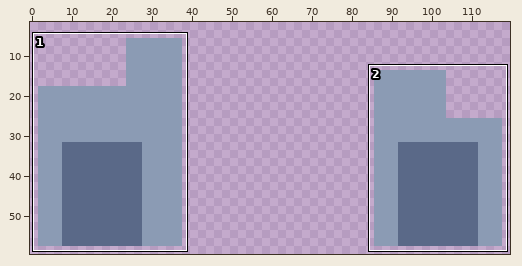
Two states of a pixel-art file, art/map/map-region-blue-cityscape.aseprite. Above: a wide view before the commit, with the close-up outlined.
Close-up. Before the edit:
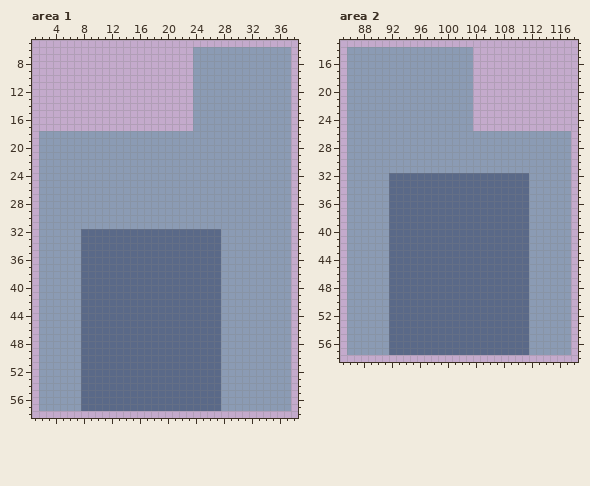
120x60 pixels, 1 frame. Shown: area 1: x 1..38, y 5..58; area 2: x 85..118, y 13..58. The wide view leaves out empty margins.
The result:
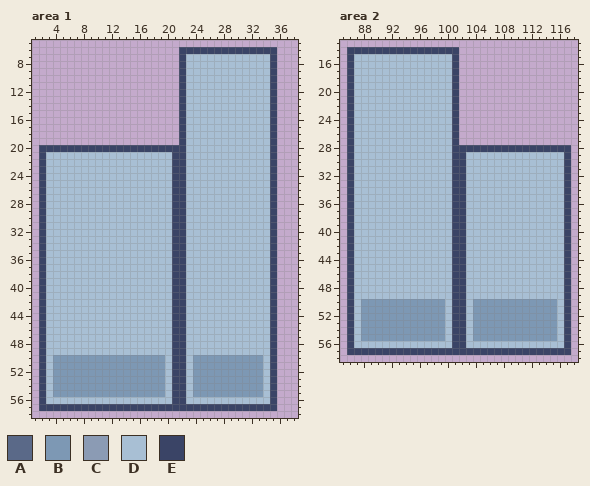
Palette (. is transparent): A #5a6988  B #7d98b4  C #8b9bb4  D #a8bfd4  E #3a4466
Edits made:
Changed rows in their new state; - is an unchanged pixel.
Area 1:
first column x 2:
 6 --------------------EEEEEEEEEEEEEE..
 7 --------------------EDDDDDDDDDDDDE..
 8 --------------------EDDDDDDDDDDDDE..
 9 --------------------EDDDDDDDDDDDDE..
10 --------------------EDDDDDDDDDDDDE..
11 --------------------EDDDDDDDDDDDDE..
12 --------------------EDDDDDDDDDDDDE..
13 --------------------EDDDDDDDDDDDDE..
14 --------------------EDDDDDDDDDDDDE..
15 --------------------EDDDDDDDDDDDDE..
16 --------------------EDDDDDDDDDDDDE..
17 --------------------EDDDDDDDDDDDDE..
18 ....................EDDDDDDDDDDDDE..
19 ....................EDDDDDDDDDDDDE..
20 EEEEEEEEEEEEEEEEEEEEEDDDDDDDDDDDDE..
21 EDDDDDDDDDDDDDDDDDDEEDDDDDDDDDDDDE..
22 EDDDDDDDDDDDDDDDDDDEEDDDDDDDDDDDDE..
23 EDDDDDDDDDDDDDDDDDDEEDDDDDDDDDDDDE..
24 EDDDDDDDDDDDDDDDDDDEEDDDDDDDDDDDDE..
25 EDDDDDDDDDDDDDDDDDDEEDDDDDDDDDDDDE..
26 EDDDDDDDDDDDDDDDDDDEEDDDDDDDDDDDDE..
27 EDDDDDDDDDDDDDDDDDDEEDDDDDDDDDDDDE..
28 EDDDDDDDDDDDDDDDDDDEEDDDDDDDDDDDDE..
29 EDDDDDDDDDDDDDDDDDDEEDDDDDDDDDDDDE..
30 EDDDDDDDDDDDDDDDDDDEEDDDDDDDDDDDDE..
31 EDDDDDDDDDDDDDDDDDDEEDDDDDDDDDDDDE..
32 EDDDDDDDDDDDDDDDDDDEEDDDDDDDDDDDDE..
33 EDDDDDDDDDDDDDDDDDDEEDDDDDDDDDDDDE..
34 EDDDDDDDDDDDDDDDDDDEEDDDDDDDDDDDDE..
35 EDDDDDDDDDDDDDDDDDDEEDDDDDDDDDDDDE..
36 EDDDDDDDDDDDDDDDDDDEEDDDDDDDDDDDDE..
37 EDDDDDDDDDDDDDDDDDDEEDDDDDDDDDDDDE..
38 EDDDDDDDDDDDDDDDDDDEEDDDDDDDDDDDDE..
39 EDDDDDDDDDDDDDDDDDDEEDDDDDDDDDDDDE..
40 EDDDDDDDDDDDDDDDDDDEEDDDDDDDDDDDDE..
41 EDDDDDDDDDDDDDDDDDDEEDDDDDDDDDDDDE..
42 EDDDDDDDDDDDDDDDDDDEEDDDDDDDDDDDDE..
43 EDDDDDDDDDDDDDDDDDDEEDDDDDDDDDDDDE..
44 EDDDDDDDDDDDDDDDDDDEEDDDDDDDDDDDDE..
45 EDDDDDDDDDDDDDDDDDDEEDDDDDDDDDDDDE..
46 EDDDDDDDDDDDDDDDDDDEEDDDDDDDDDDDDE..
47 EDDDDDDDDDDDDDDDDDDEEDDDDDDDDDDDDE..
48 EDDDDDDDDDDDDDDDDDDEEDDDDDDDDDDDDE..
49 EDDDDDDDDDDDDDDDDDDEEDDDDDDDDDDDDE..
50 EDBBBBBBBBBBBBBBBBDEEDBBBBBBBBBBDE..
51 EDBBBBBBBBBBBBBBBBDEEDBBBBBBBBBBDE..
52 EDBBBBBBBBBBBBBBBBDEEDBBBBBBBBBBDE..
53 EDBBBBBBBBBBBBBBBBDEEDBBBBBBBBBBDE..
54 EDBBBBBBBBBBBBBBBBDEEDBBBBBBBBBBDE..
55 EDBBBBBBBBBBBBBBBBDEEDBBBBBBBBBBDE..
56 EDDDDDDDDDDDDDDDDDDEEDDDDDDDDDDDDE..
57 EEEEEEEEEEEEEEEEEEEEEEEEEEEEEEEEEE..
Area 2:
first column x 86:
14 EEEEEEEEEEEEEEEE..--------------
15 EDDDDDDDDDDDDDDE..--------------
16 EDDDDDDDDDDDDDDE..--------------
17 EDDDDDDDDDDDDDDE..--------------
18 EDDDDDDDDDDDDDDE..--------------
19 EDDDDDDDDDDDDDDE..--------------
20 EDDDDDDDDDDDDDDE..--------------
21 EDDDDDDDDDDDDDDE..--------------
22 EDDDDDDDDDDDDDDE..--------------
23 EDDDDDDDDDDDDDDE..--------------
24 EDDDDDDDDDDDDDDE..--------------
25 EDDDDDDDDDDDDDDE..--------------
26 EDDDDDDDDDDDDDDE................
27 EDDDDDDDDDDDDDDE................
28 EDDDDDDDDDDDDDDEEEEEEEEEEEEEEEEE
29 EDDDDDDDDDDDDDDEEDDDDDDDDDDDDDDE
30 EDDDDDDDDDDDDDDEEDDDDDDDDDDDDDDE
31 EDDDDDDDDDDDDDDEEDDDDDDDDDDDDDDE
32 EDDDDDDDDDDDDDDEEDDDDDDDDDDDDDDE
33 EDDDDDDDDDDDDDDEEDDDDDDDDDDDDDDE
34 EDDDDDDDDDDDDDDEEDDDDDDDDDDDDDDE
35 EDDDDDDDDDDDDDDEEDDDDDDDDDDDDDDE
36 EDDDDDDDDDDDDDDEEDDDDDDDDDDDDDDE
37 EDDDDDDDDDDDDDDEEDDDDDDDDDDDDDDE
38 EDDDDDDDDDDDDDDEEDDDDDDDDDDDDDDE
39 EDDDDDDDDDDDDDDEEDDDDDDDDDDDDDDE
40 EDDDDDDDDDDDDDDEEDDDDDDDDDDDDDDE
41 EDDDDDDDDDDDDDDEEDDDDDDDDDDDDDDE
42 EDDDDDDDDDDDDDDEEDDDDDDDDDDDDDDE
43 EDDDDDDDDDDDDDDEEDDDDDDDDDDDDDDE
44 EDDDDDDDDDDDDDDEEDDDDDDDDDDDDDDE
45 EDDDDDDDDDDDDDDEEDDDDDDDDDDDDDDE
46 EDDDDDDDDDDDDDDEEDDDDDDDDDDDDDDE
47 EDDDDDDDDDDDDDDEEDDDDDDDDDDDDDDE
48 EDDDDDDDDDDDDDDEEDDDDDDDDDDDDDDE
49 EDDDDDDDDDDDDDDEEDDDDDDDDDDDDDDE
50 EDBBBBBBBBBBBBDEEDBBBBBBBBBBBBDE
51 EDBBBBBBBBBBBBDEEDBBBBBBBBBBBBDE
52 EDBBBBBBBBBBBBDEEDBBBBBBBBBBBBDE
53 EDBBBBBBBBBBBBDEEDBBBBBBBBBBBBDE
54 EDBBBBBBBBBBBBDEEDBBBBBBBBBBBBDE
55 EDBBBBBBBBBBBBDEEDBBBBBBBBBBBBDE
56 EDDDDDDDDDDDDDDEEDDDDDDDDDDDDDDE
57 EEEEEEEEEEEEEEEEEEEEEEEEEEEEEEEE
Pixel boxes of the changes (left, top, right, bottom) in both close-ups:
changed: (39, 47, 291, 411)
changed: (347, 47, 571, 355)
